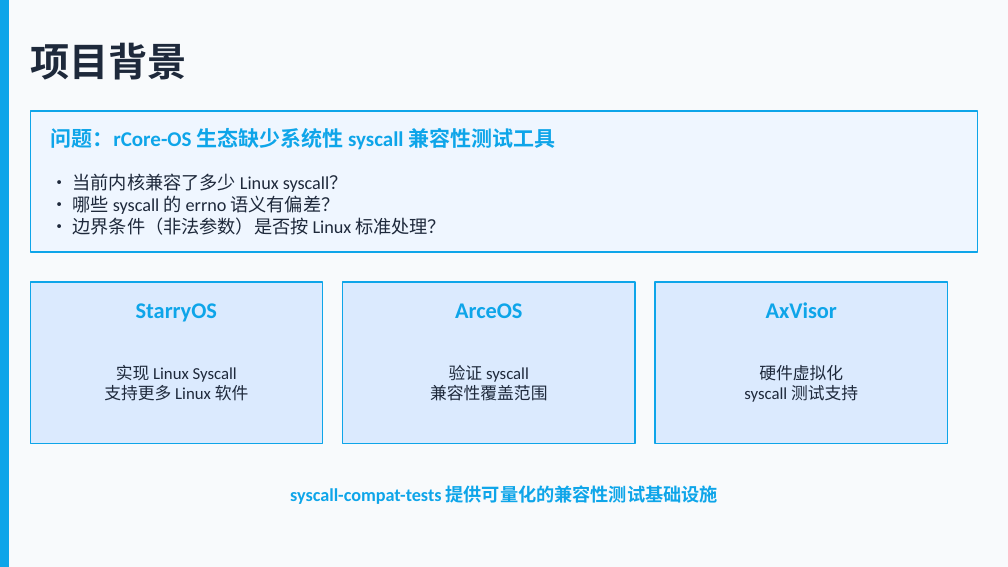
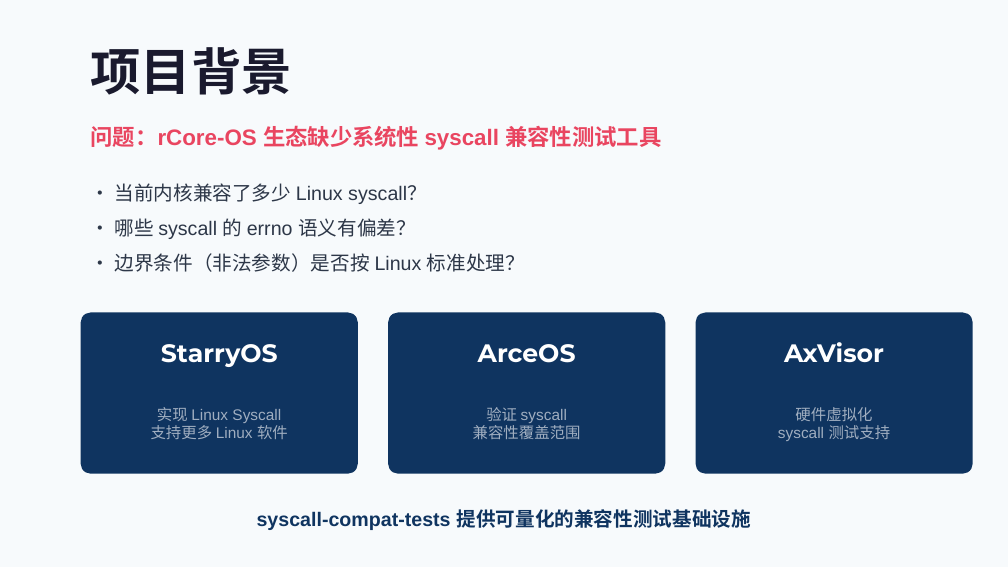
Before and after one commit to irinaparchina-art/syscall-compat-tests, a slide deck: slide 2 of docs/slides.pptx. Drawn at 1008x567 pixels with LibreOffice and Linux fonts; fonts in the diff are those of the drawing. Boxes give left, top, right and bottom in pixels: in the first picture for what was removed or moved away, otherwise in the second. Text is boxed around its words. In the diff, an @@ line names an element or a change of style, - is before the commit and + after.

Commit message:
docs: update slides with 360 tests and new modules

```diff
--- a/docs/slides.pptx
+++ b/docs/slides.pptx
@@ background #F8FAFC to #F7FAFC @@
@@ rectangle removed at bbox=[0, 0, 8, 566] @@
@@ text "项目背景": place and size @@
-text "项目背景" at bbox=[30, 42, 187, 80]
+text "项目背景" at bbox=[91, 47, 293, 95]
@@ text "项目背景" at bbox=[91, 47, 293, 95]: size 28 to 36 pt, font Calibri to Montserrat, text colour #1E293B to #1A1A2E @@
@@ rectangle removed at bbox=[30, 111, 978, 252] @@
@@ text "问题：rCore-OS 生态缺少系统性 syscall 兼容性测试工具": place and size @@
-text "问题：rCore-OS 生态缺少系统性 syscall 兼容性测试工具" at bbox=[50, 128, 555, 150]
+text "问题：rCore-OS 生态缺少系统性 syscall 兼容性测试工具" at bbox=[91, 125, 661, 150]
@@ text "问题：rCore-OS 生态缺少系统性 syscall 兼容性测试工具" at bbox=[91, 125, 661, 150]: size 15 to 16 pt, font Calibri to Arial, text colour #0EA5E9 to #E94560 @@
@@ text "• 当前内核兼容了多少 Linux syscall？": place and size @@
-text "• 当前内核兼容了多少 Linux syscall？" at bbox=[73, 173, 446, 235]
+text "• 当前内核兼容了多少 Linux syscall？" at bbox=[115, 183, 525, 272]
@@ text "• 当前内核兼容了多少 Linux syscall？" at bbox=[115, 183, 525, 272]: size 13 to 14 pt, font Calibri to Arial, text colour #1E293B to #2D3748; line spacing 1 to 1.5 @@
@@ rectangle removed at bbox=[30, 282, 323, 444] @@
@@ rectangle removed at bbox=[343, 282, 635, 444] @@
@@ rectangle removed at bbox=[655, 282, 948, 444] @@
@@ size 16 to 18 pt, font Calibri to Montserrat, text colour #0EA5E9 to #FFFFFF in 3 elements at bbox=[784, 342, 884, 363], bbox=[478, 344, 576, 363], bbox=[161, 344, 278, 367] @@
@@ text "StarryOS": place and size @@
-text "StarryOS" at bbox=[136, 303, 217, 322]
+text "StarryOS" at bbox=[161, 344, 278, 367]
@@ rounded rectangle added at bbox=[81, 312, 358, 474], fill #0F3460 @@
@@ text "ArceOS": place and size @@
-text "ArceOS" at bbox=[455, 303, 522, 318]
+text "ArceOS" at bbox=[478, 344, 576, 363]
@@ rounded rectangle added at bbox=[388, 312, 665, 474], fill #0F3460 @@
@@ text "AxVisor": place and size @@
-text "AxVisor" at bbox=[766, 302, 837, 318]
+text "AxVisor" at bbox=[784, 342, 884, 363]
@@ rounded rectangle added at bbox=[696, 312, 973, 474], fill #0F3460 @@
@@ size 12 to 11 pt, font Calibri to Arial, text colour #1E293B to #A0AEC0 in 3 elements at bbox=[778, 407, 891, 441], bbox=[473, 407, 581, 439], bbox=[151, 407, 288, 439] @@
@@ text "实现 Linux Syscall": place and size @@
-text "实现 Linux Syscall" at bbox=[104, 365, 249, 401]
+text "实现 Linux Syscall" at bbox=[151, 407, 288, 439]
@@ text "验证 syscall": place and size @@
-text "验证 syscall" at bbox=[430, 365, 547, 401]
+text "验证 syscall" at bbox=[473, 407, 581, 439]
@@ text "硬件虚拟化": place and size @@
-text "硬件虚拟化" at bbox=[744, 365, 858, 402]
+text "硬件虚拟化" at bbox=[778, 407, 891, 441]
@@ text "syscall-compat-tests 提供可量化的兼容性测试基础设施": place and size @@
-text "syscall-compat-tests 提供可量化的兼容性测试基础设施" at bbox=[290, 485, 718, 504]
+text "syscall-compat-tests 提供可量化的兼容性测试基础设施" at bbox=[257, 509, 750, 530]
@@ text "syscall-compat-tests 提供可量化的兼容性测试基础设施" at bbox=[257, 509, 750, 530]: size 13 to 14 pt, font Calibri to Arial, text colour #0EA5E9 to #0F3460 @@
```
Also in this commit, not shown: 6 other slides changed, 1 slide added, 1 slide removed.
